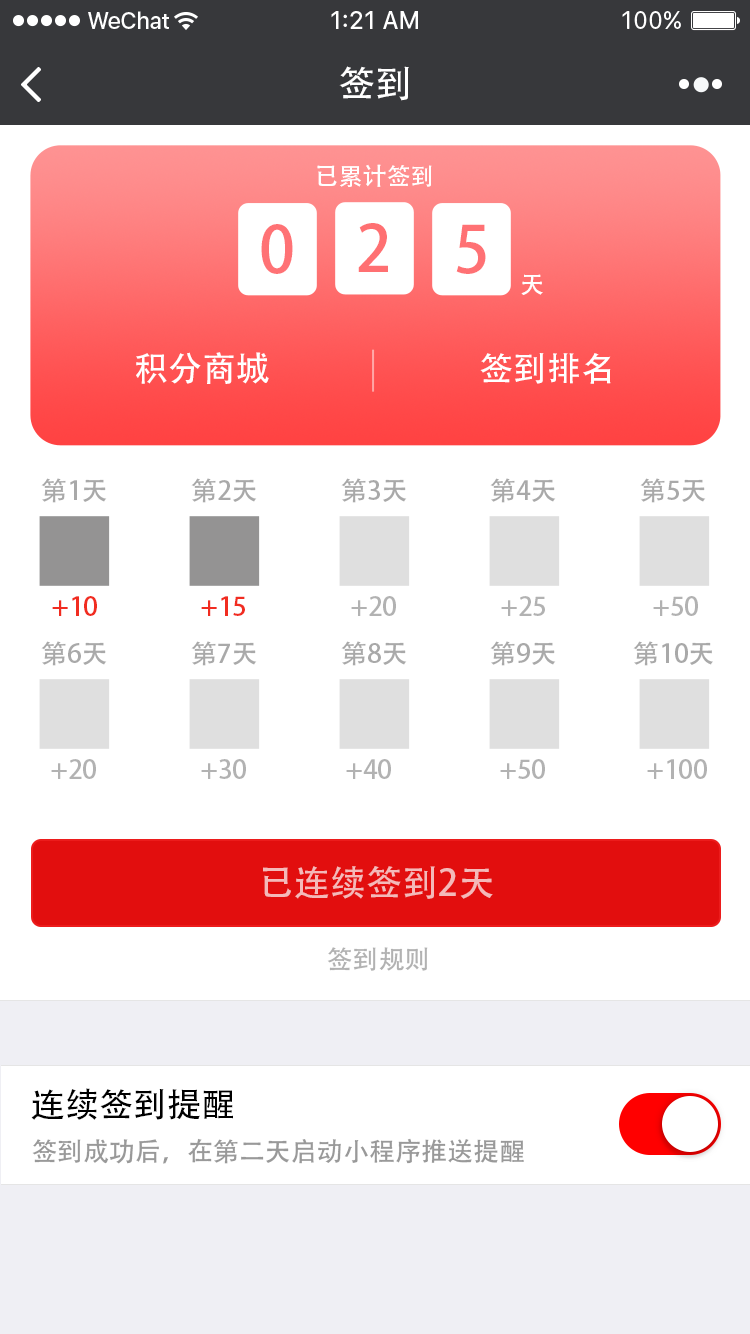
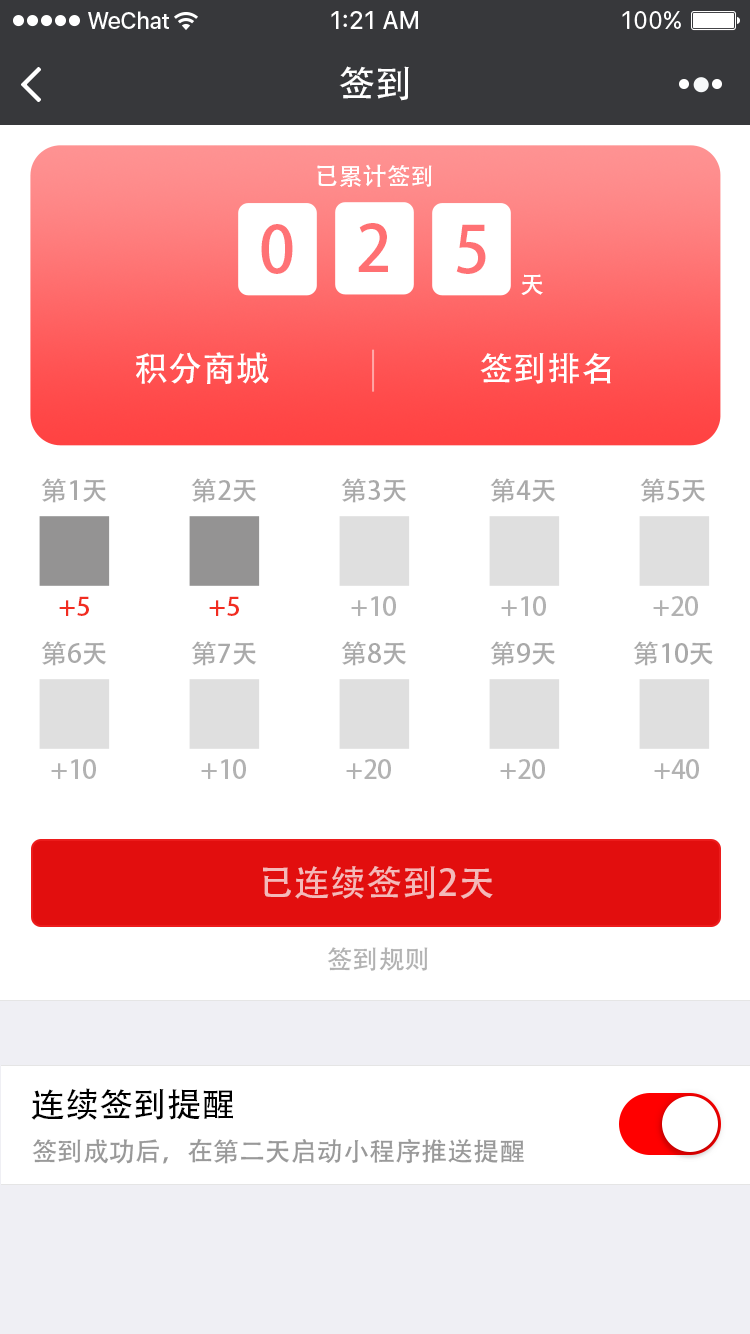
Before/after of a 750px x 1334px layered artwork. What changed in the layer stack:
painted on "Label 拷贝 16" (1st of 2, in "签到" › "组 1 拷贝") over [left=647, top=759, right=707, bottom=779]
painted on "Label 拷贝 15" (1st of 2, in "签到" › "组 1 拷贝") over [left=518, top=759, right=531, bottom=779]
painted on "Label 拷贝 14" (1st of 2, in "签到" › "组 1 拷贝") over [left=363, top=759, right=378, bottom=779]
painted on "Label 拷贝 13" (1st of 2, in "签到" › "组 1 拷贝") over [left=219, top=759, right=231, bottom=779]
painted on "Label" (5th of 9, in "签到" › "组 1 拷贝") over [left=69, top=759, right=82, bottom=779]
painted on "Label 拷贝 16" (2nd of 2, in "签到" › "组 1") over [left=671, top=596, right=684, bottom=616]
painted on "Label 拷贝 15" (2nd of 2, in "签到" › "组 1") over [left=519, top=596, right=546, bottom=616]
painted on "Label 拷贝 14" (2nd of 2, in "签到" › "组 1") over [left=369, top=596, right=382, bottom=616]
painted on "Label 拷贝 13" (2nd of 2, in "签到" › "组 1") over [left=201, top=596, right=245, bottom=616]
painted on "Label" (7th of 9, in "签到" › "组 1") over [left=52, top=596, right=97, bottom=616]
